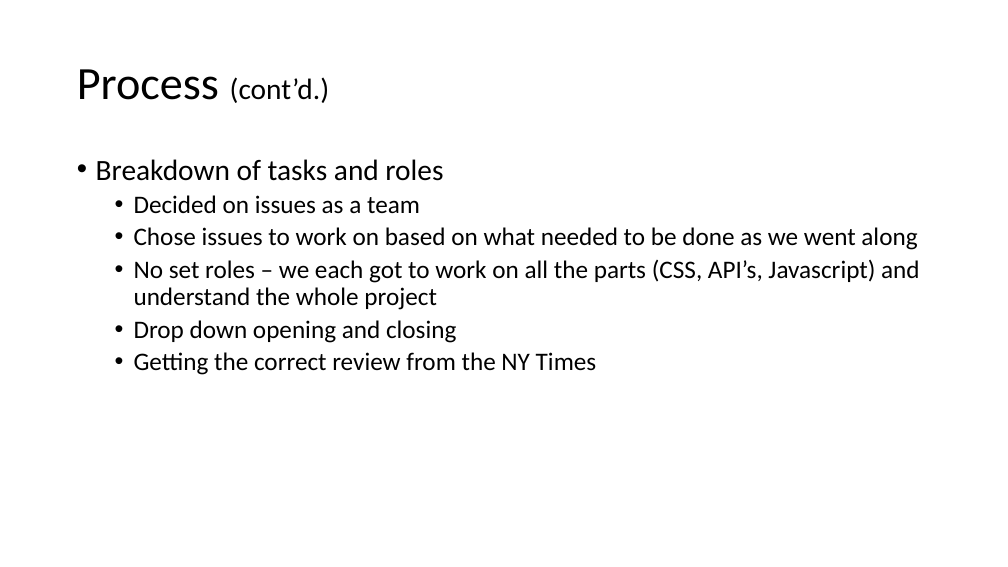
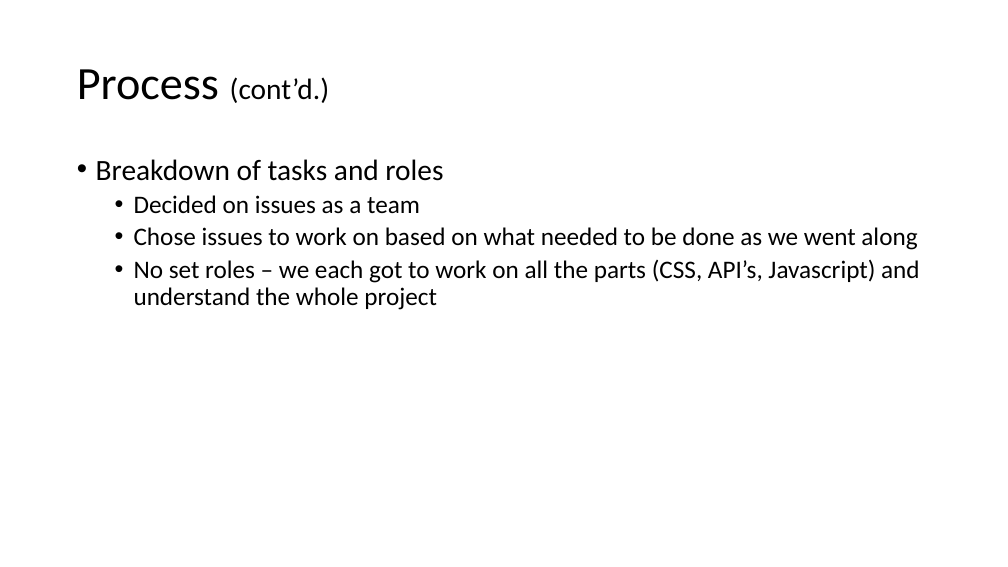
Before and after one commit to MauraSlavin/07-movie-API-search, a slide deck: slide 5 of Presentation.pptx. Drawn at 1008x567 pixels with LibreOffice and Linux fonts; fonts in the diff are those of the drawing; background and template pictures are left out. Boxes give left, top, right and bottom in pixels: in the first picture for what was removed or moved away, otherwise in the second. Text is boxed around its words. In the diff, an @@ line names an element or a change of style, - is before the commit and + after.

```diff
--- a/Presentation.pptx
+++ b/Presentation.pptx
@@ text at (x1=134, y1=320, x2=597, y2=375): paragraphs removed @@
-  • Drop down opening and closing
-  • Getting the correct review from the NY Times
```
Also in this commit, not shown: 2 other slides changed, 2 other files.
